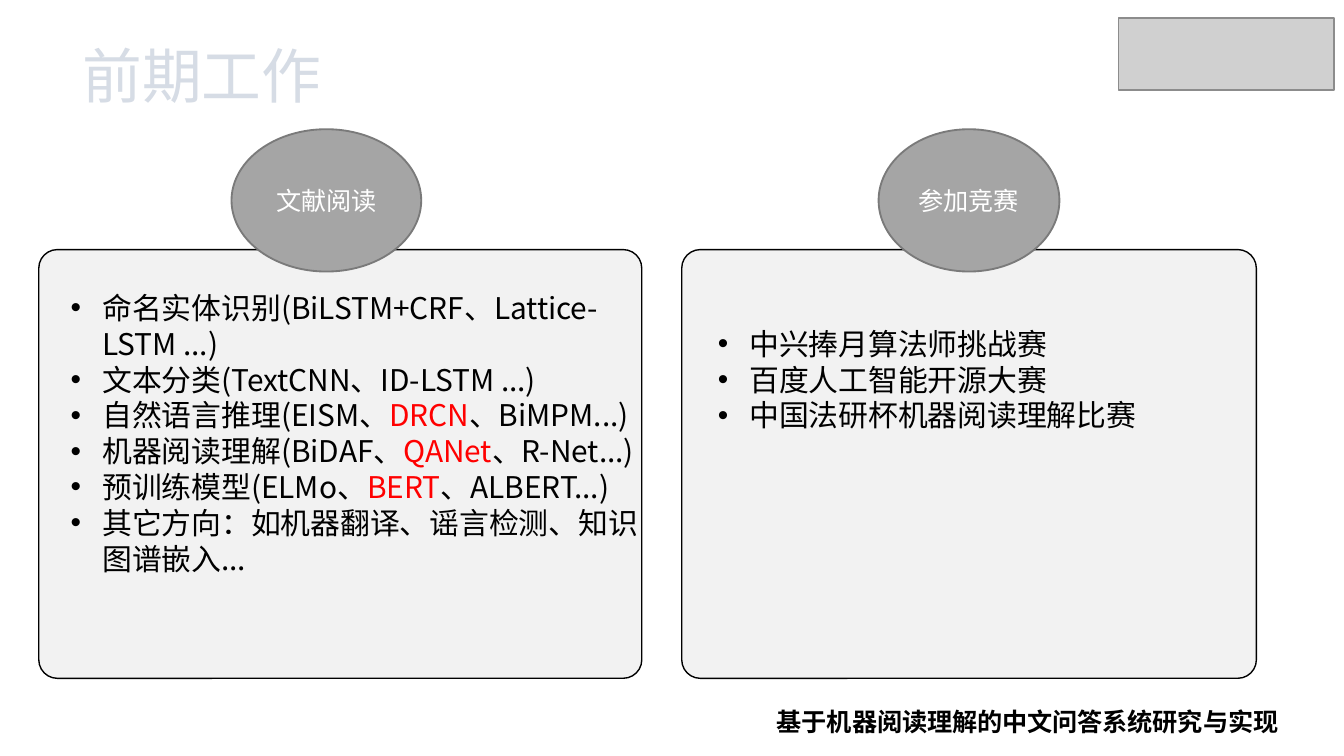
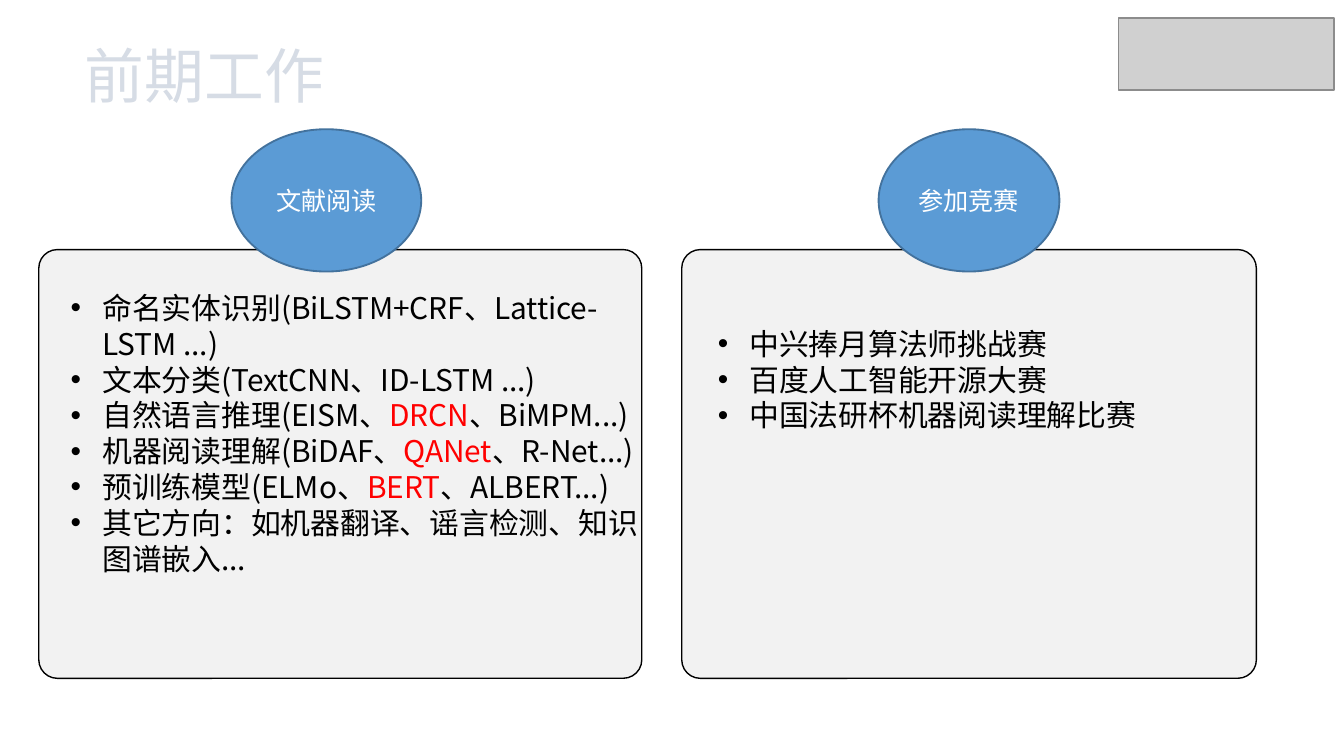
Before and after one commit to xhsun1997/ChineseMRC, a slide deck: slide 3 of 孙相会.pptx. Drawn at 1344x756 pixels with LibreOffice and Linux fonts; fonts in the diff are those of the drawing; grey boxes stand for pictures. Boxes give left, top, right and bottom in pixels: in the first picture for what was removed or moved away, otherwise in the second. Text is boxed around its words. In the diff, an @@ line names an element or a change of style, - is before the commit and + after.

```diff
--- a/孙相会.pptx
+++ b/孙相会.pptx
@@ ellipse "文献阅读" at (231,129,421,271): fill #A5A5A5 to #5B9BD5; outline #7A7A7A 1 pt to #43739E 1 pt @@
@@ ellipse "参加竞赛" at (879,129,1060,271): fill #A5A5A5 to #5B9BD5; outline #7A7A7A 1 pt to #43739E 1 pt @@
@@ text removed at (777,709,1278,734) @@
-基于机器阅读理解的中文问答系统研究与实现
```
Also in this commit, not shown: 9 other slides changed, 2 slides added, 3 slides removed, 5 other files.
